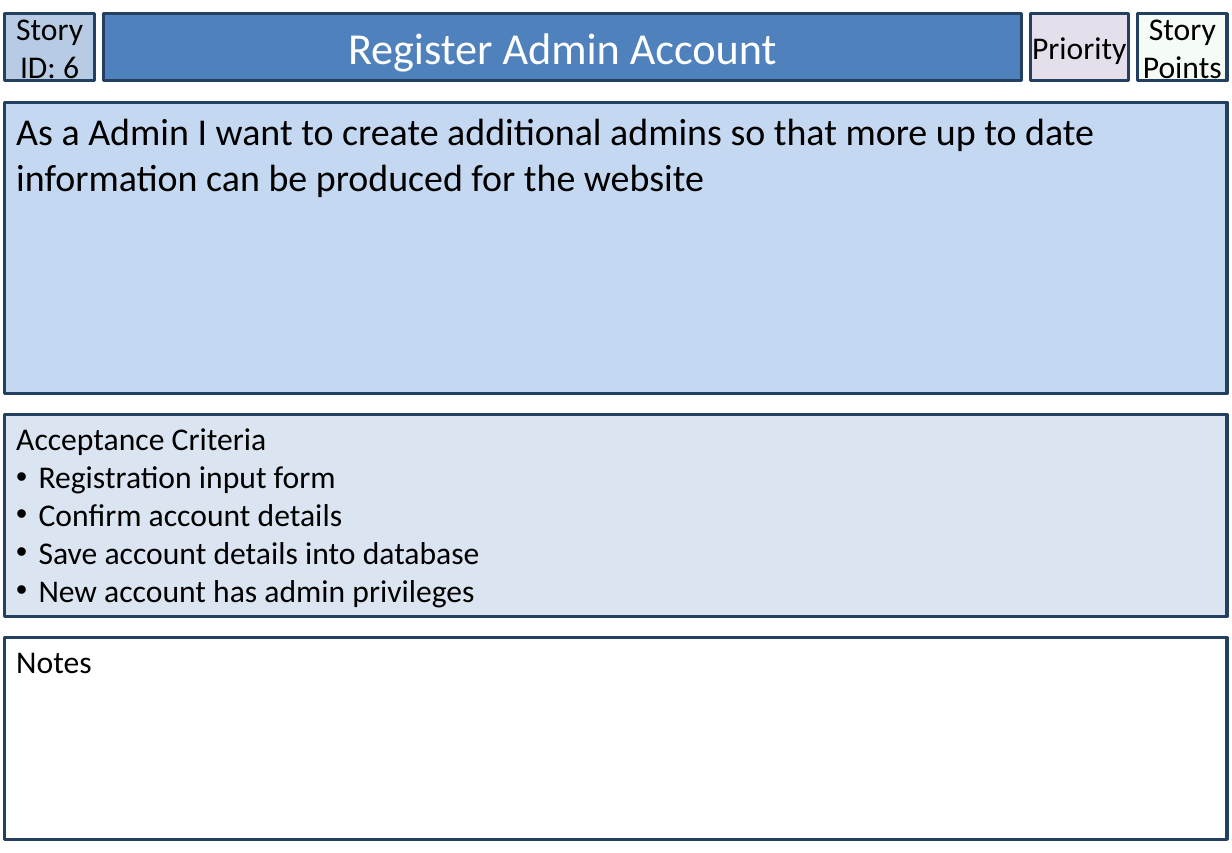
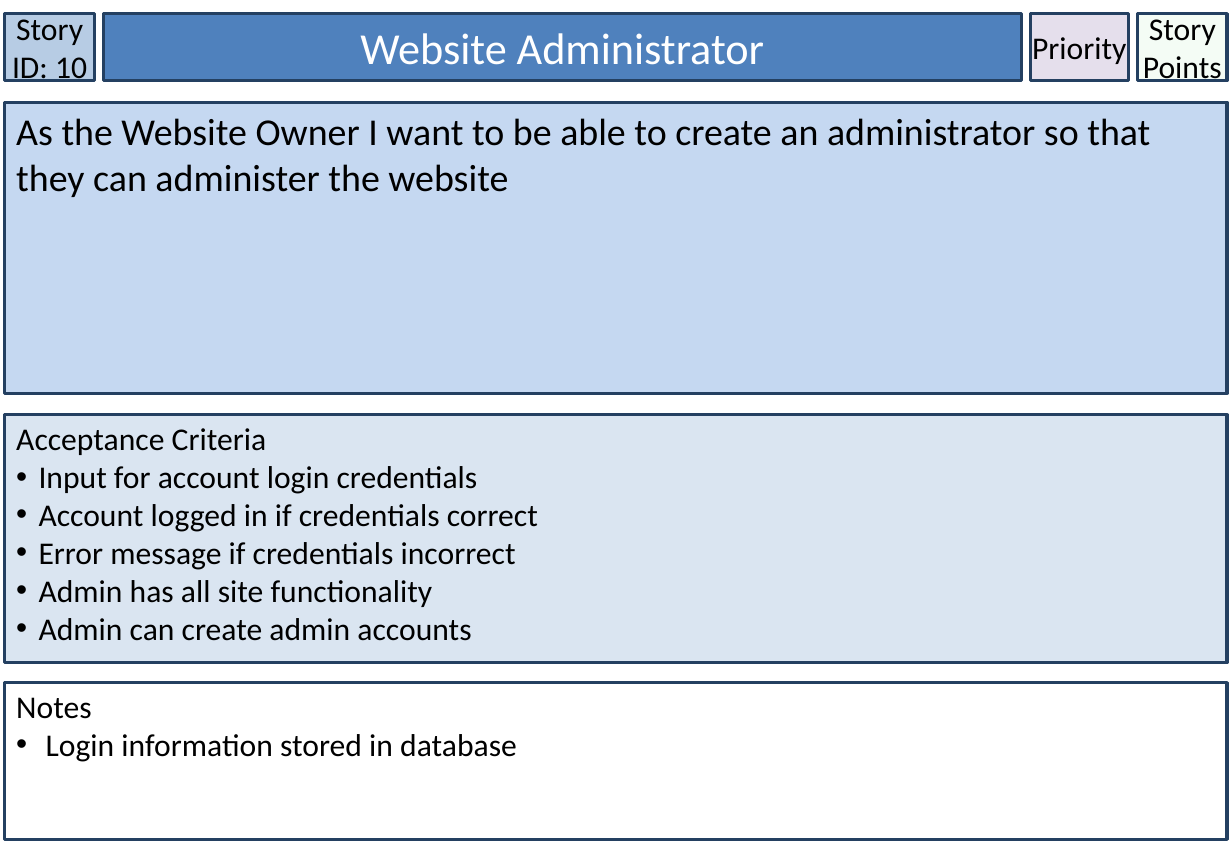
Before and after one commit to lowejosh/Django-landmarks, a slide deck: slide 11 of Story Cards.pptx (slide 7 before the commit). Drawn at 1232x853 pixels with LibreOffice and Linux fonts; fonts in the diff are those of the drawing. Boxes give left, top, right and bottom in pixels: in the first picture for what was removed or moved away, otherwise in the second. Text is boxed around its words. In the diff, an @@ line names an element or a change of style, - is before the commit and + after.

```diff
--- a/Story Cards.pptx
+++ b/Story Cards.pptx
@@ text in rectangle at (x1=12, y1=14, x2=87, y2=87): text changed @@
-Story ID: 6
+Story ID: 10
@@ text in rectangle at (x1=360, y1=33, x2=764, y2=65): text changed @@
-Register Admin Account
+Website Administrator
@@ text in rectangle at (x1=16, y1=118, x2=1150, y2=197): text changed @@
-As a Admin I want to create additional admins so that more up to date information can be produced for the website
+As the Website Owner I want to be able to create an administrator so that they can administer the website
@@ rectangle "Acceptance Criteria" resized from (x1=5, y1=415, x2=1227, y2=617) to (x1=5, y1=415, x2=1227, y2=663) @@
@@ text in rectangle at (x1=39, y1=466, x2=538, y2=641): text changed @@
-• Registration input form
-• Confirm account details
-• Save account details into database
-• New account has admin privileges
+• Input for account login credentials
+• Account logged in if credentials correct
+• Error message if credentials incorrect
+• Admin has all site functionality
+• Admin can create admin accounts
@@ rectangle "Notes" resized from (x1=5, y1=638, x2=1227, y2=840) to (x1=5, y1=683, x2=1227, y2=840) @@
@@ text in rectangle at (x1=46, y1=734, x2=517, y2=762): paragraph added @@
+• Login information stored in database
```
Also in this commit, not shown: 29 other slides changed, 1 slide added, 4 slides removed, 2 other files.
